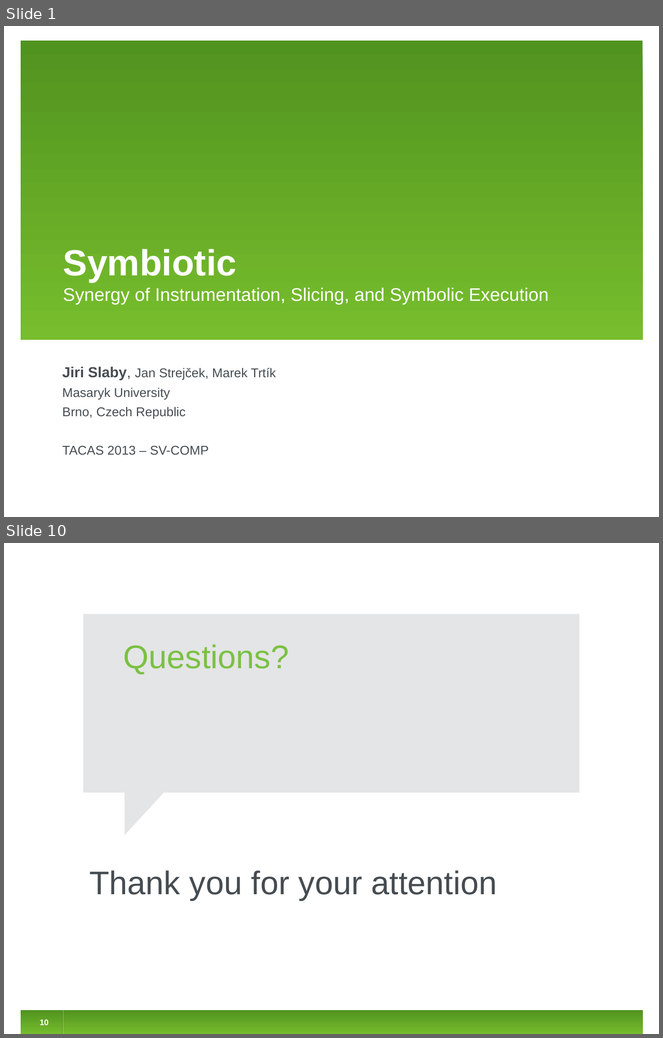
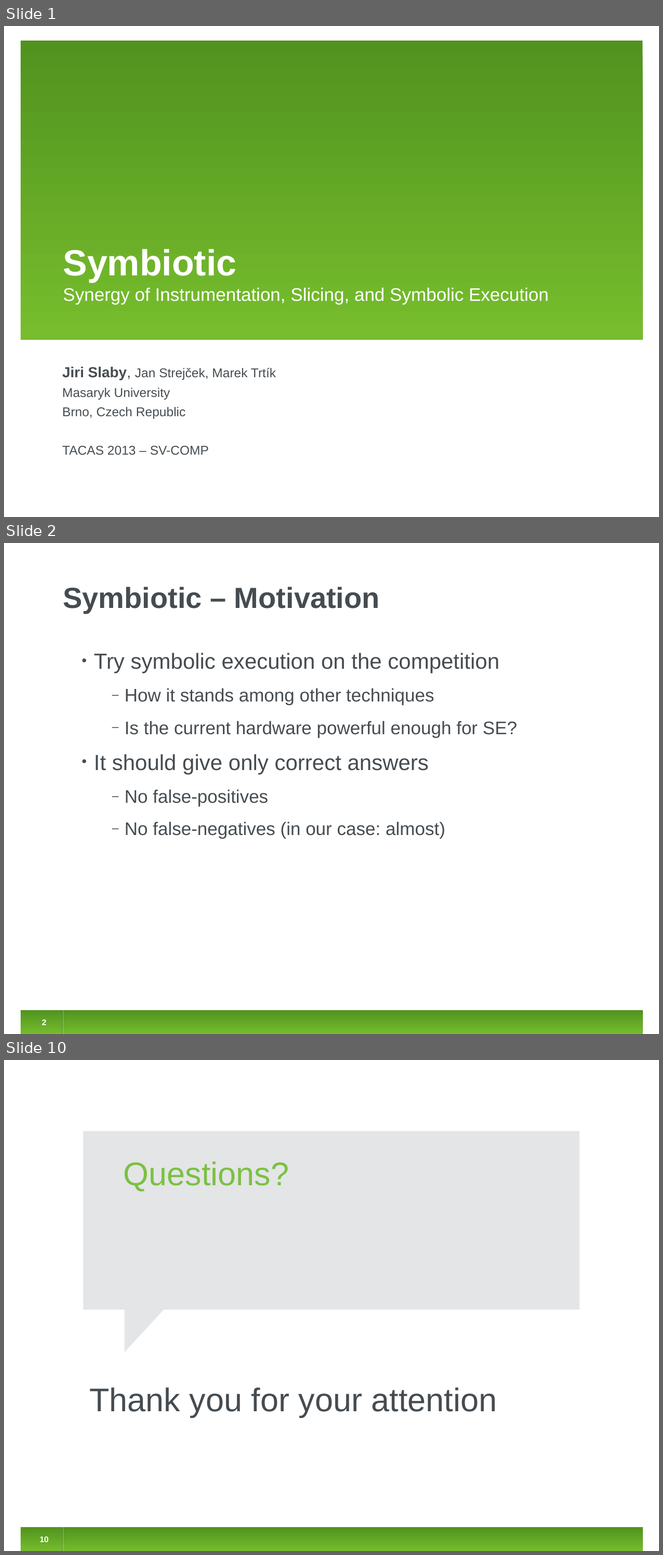
Before and after one commit to jirislaby/writings, a slide deck: presentations/tacas2013.odp. Shown one above the other, each under a label of ours: slides 1 and 10 before the commit, slides 1, 2 and 10 after it; the slides between them are not shown. The pictures are 663x1038 and 663x1555 pixels, drawn with LibreOffice and Linux fonts; fonts in the diff are those of the drawing. Boxes give left, top, right and bottom in pixels: in the first picture for what was removed or moved away, otherwise in the second. Text is boxed around its words. In the diff, an @@ line names an element or a change of style, - is before the commit and + after.

```diff
--- a/presentations/tacas2013.odp
+++ b/presentations/tacas2013.odp
@@ slide 2 added at (4, 543, 659, 1034), background #FFFFFF; not listed: 1 template element that a slide beside it also shows @@
@@ title added at (63, 587, 380, 614), 32 pt, text #454C51, bold @@
+Symbiotic – Motivation
@@ text added at (94, 653, 517, 839), 20 pt, text #454C51 @@
+• Try symbolic execution on the competition
+  ‒ How it stands among other techniques
+  ‒ Is the current hardware powerful enough for SE?
+• It should give only correct answers
+  ‒ No false-positives
+  ‒ No false-negatives (in our case: almost)
@@ page number added at (42, 1020, 47, 1026), 9 pt, text #FFFFFF, bold @@
+2
@@ line added from (62, 1011) to (62, 1034), #3F7418 0.74 pt @@
@@ line added from (63, 1011) to (63, 1034), #FFFFFF 0.74 pt @@
```
Also in this commit, not shown: 5 slides changed, 2 other slides added, 3 slides removed.
